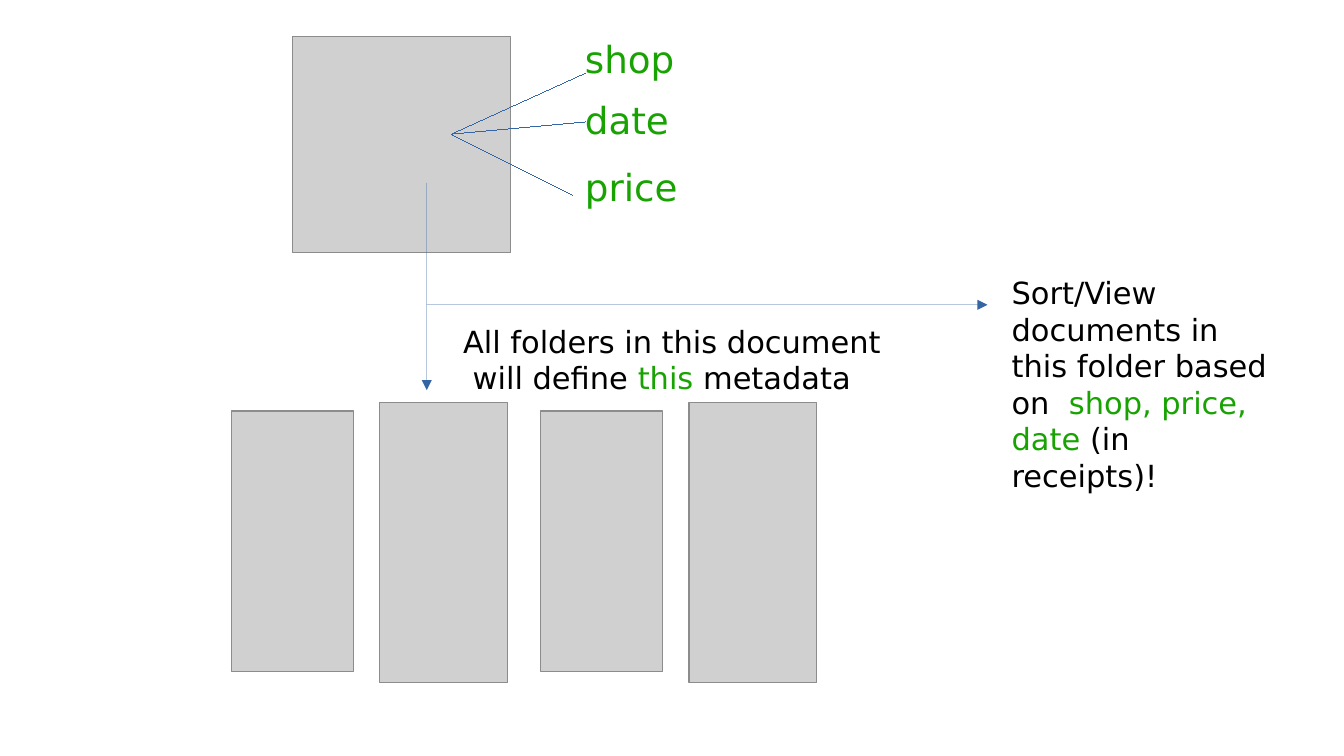
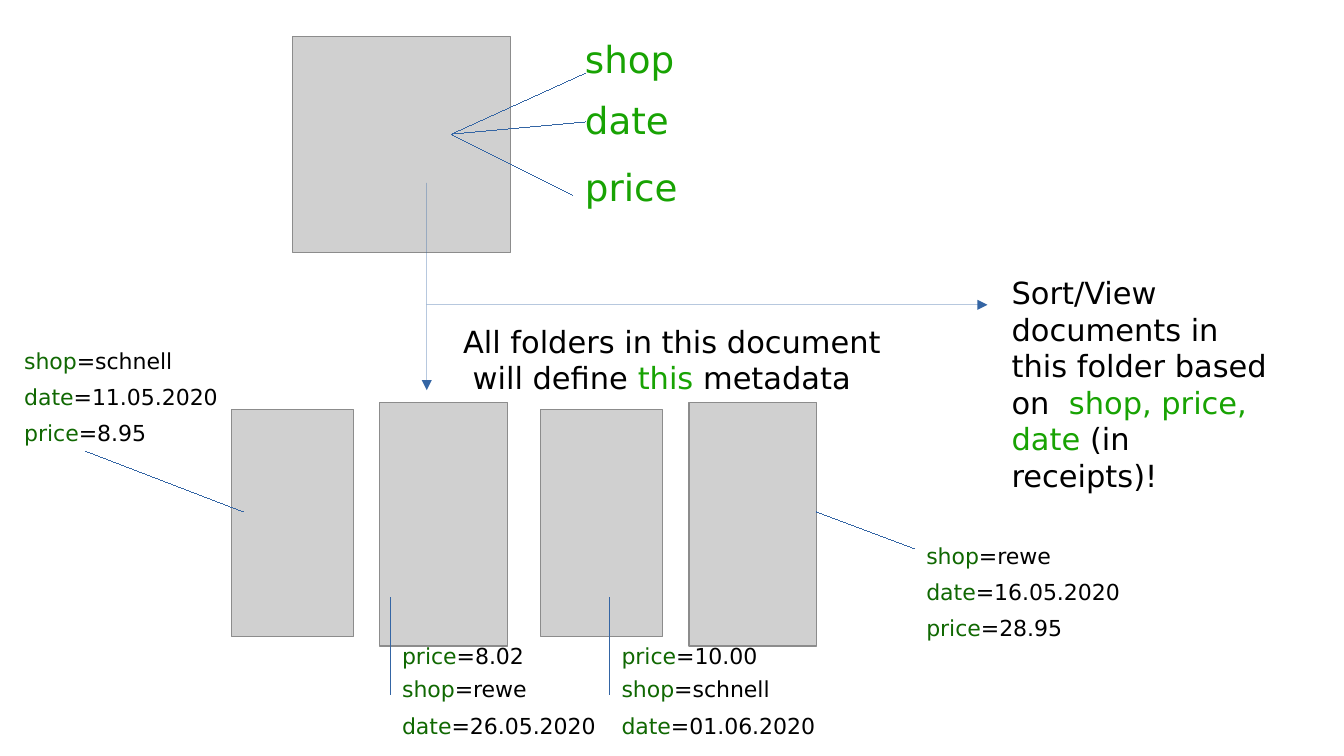
Before and after one commit to ciur/papermerge, a slide deck: slide 11 of docs/presentation.odp. Drawn at 1344x756 pixels with LibreOffice and Linux fonts; fonts in the diff are those of the drawing; grey boxes stand for pictures. Boxes give left, top, right and bottom in pixels: in the first picture for what was removed or moved away, otherwise in the second. Text is boxed around its words. In the diff, an @@ line names an element or a change of style, - is before the commit and + after.

Commit message:
update slide with inherited metadata fields

```diff
--- a/docs/presentation.odp
+++ b/docs/presentation.odp
@@ text added at [24,352,172,374], 13 pt, text #000000 @@
+shop=schnell
@@ text added at [24,388,218,406], 13 pt, text #000000 @@
+date=11.05.2020
@@ picture: place and size @@
-picture at [232,411,354,672]
+picture at [232,410,354,637]
@@ picture: place and size @@
-picture at [381,402,509,683]
+picture at [381,402,509,646]
@@ picture: place and size @@
-picture at [542,411,663,672]
+picture at [542,410,663,637]
@@ picture: place and size @@
-picture at [689,402,817,683]
+picture at [689,402,817,646]
@@ text added at [24,424,146,446], 13 pt, text #106802 @@
+price=8.95
@@ line added from (85, 451) to (244, 512), #3465A4 0 pt @@
@@ line added from (817, 512) to (915, 549), #3465A4 0 pt @@
@@ text added at [926,547,1051,569], 13 pt, text #000000 @@
+shop=rewe
@@ line added from (390, 598) to (390, 695), #3465A4 0 pt @@
@@ line added from (610, 598) to (610, 695), #3465A4 0 pt @@
@@ text added at [926,583,1120,601], 13 pt, text #000000 @@
+date=16.05.2020
@@ text added at [926,619,1062,641], 13 pt, text #000000 @@
+price=28.95
@@ text added at [402,646,524,669], 13 pt, text #106802 @@
+price=8.02
@@ text added at [622,646,758,669], 13 pt, text #000000 @@
+price=10.00
@@ text added at [402,680,527,702], 13 pt, text #000000 @@
+shop=rewe
@@ text added at [622,680,770,702], 13 pt, text #000000 @@
+shop=schnell
@@ text added at [402,717,596,735], 13 pt, text #000000 @@
+date=26.05.2020
@@ text added at [622,717,816,735], 13 pt, text #000000 @@
+date=01.06.2020
```
Also in this commit, not shown: 1 other file.
